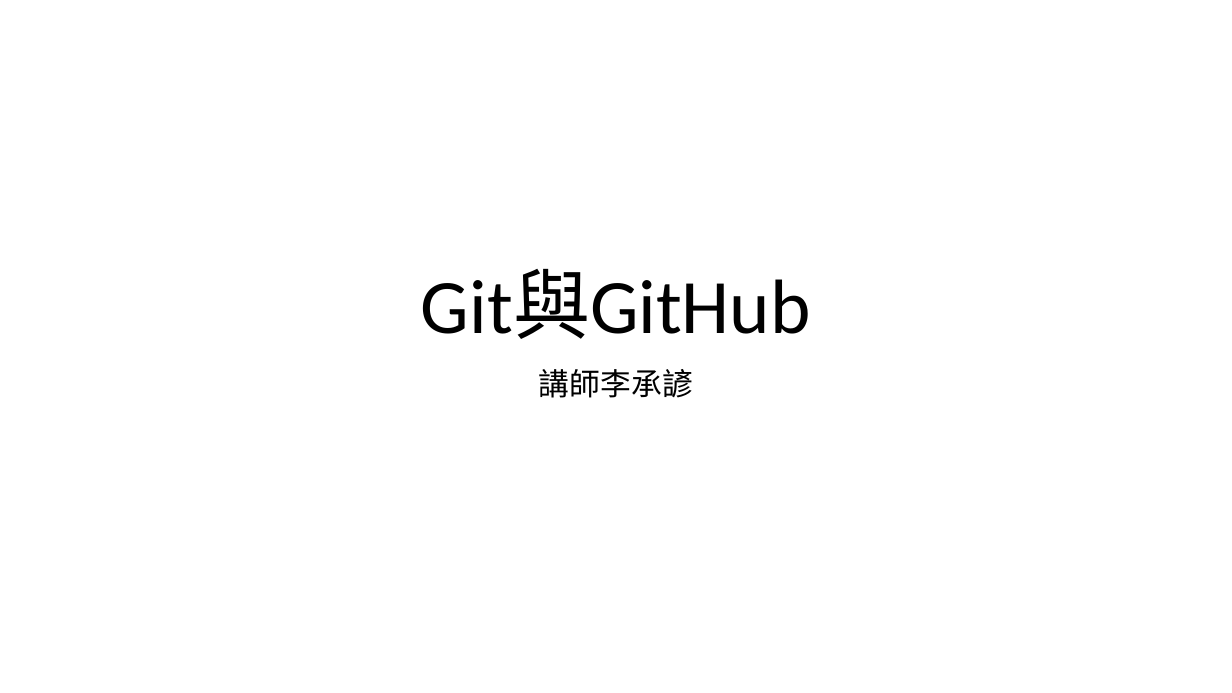
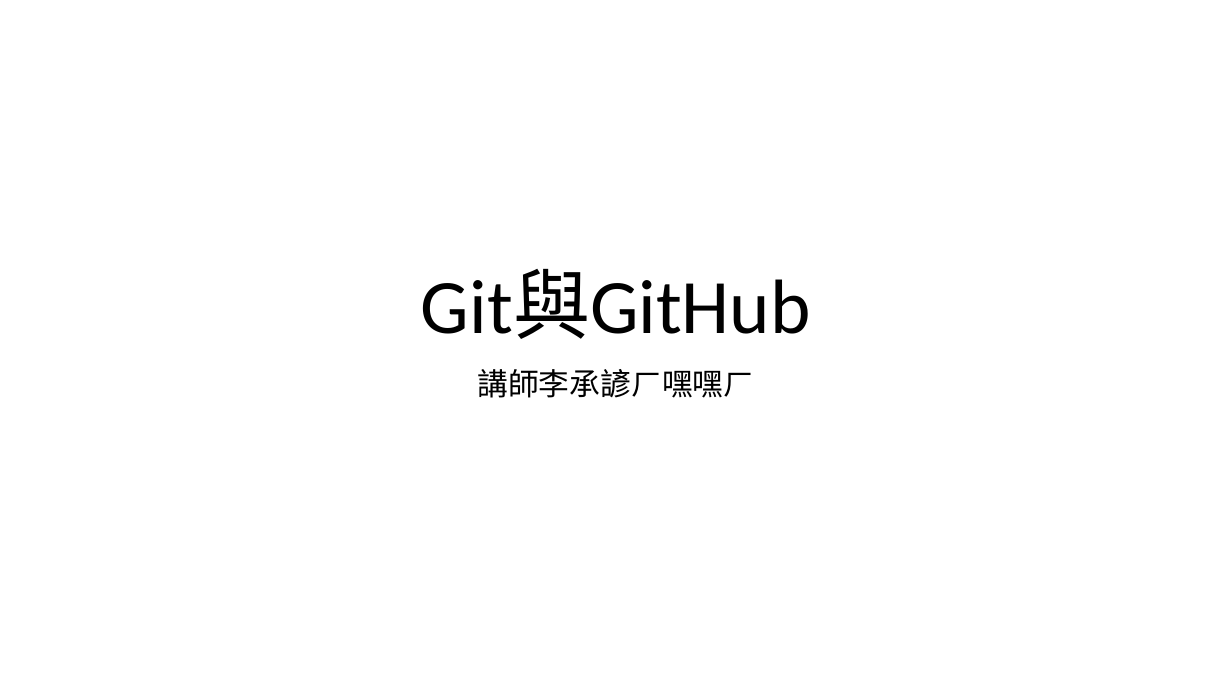
Before and after one commit to choco2001/ppt, a slide deck: slide 1 of test.pptx. Drawn at 1232x693 pixels with LibreOffice and Linux fonts; fonts in the diff are those of the drawing. Boxes give left, top, right and bottom in pixels: in the first picture for what was removed or moved away, otherwise in the second. Text is boxed around its words. In the diff, an @@ line names an element or a change of style, - is before the commit and + after.

Commit message:
嘿嘿

```diff
--- a/test.pptx
+++ b/test.pptx
@@ subtitle at (x1=477, y1=369, x2=754, y2=398): text changed @@
-講師李承諺
+講師李承諺ㄏ嘿嘿ㄏ
```
